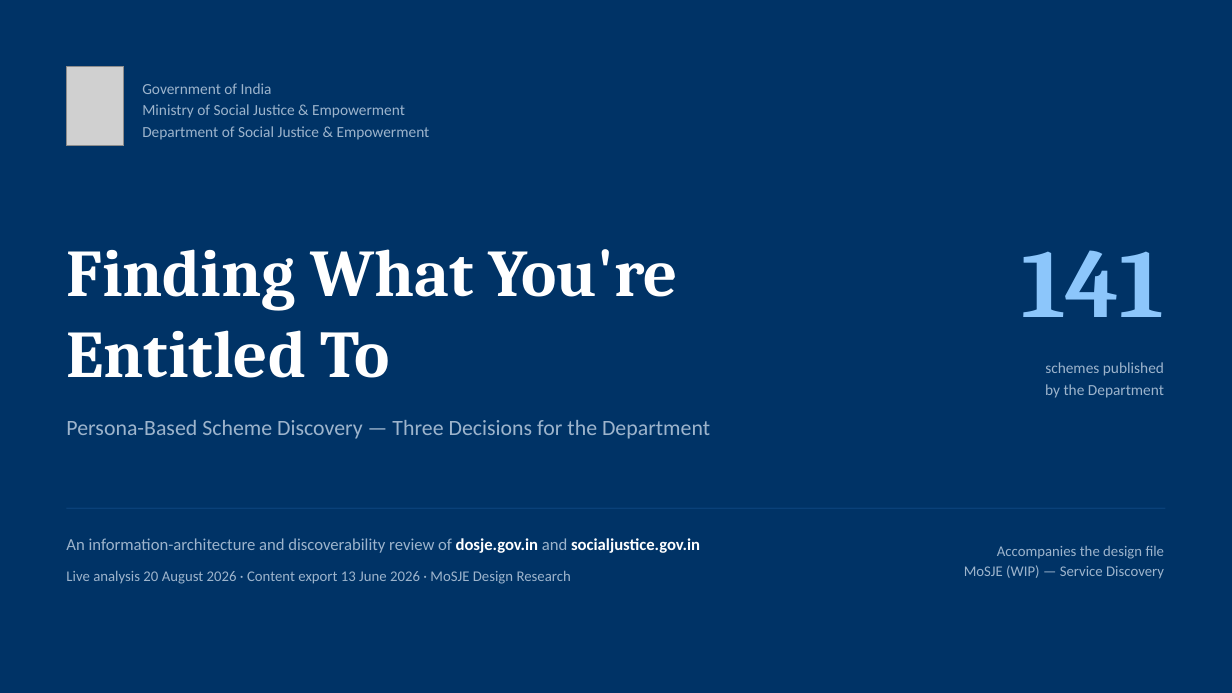
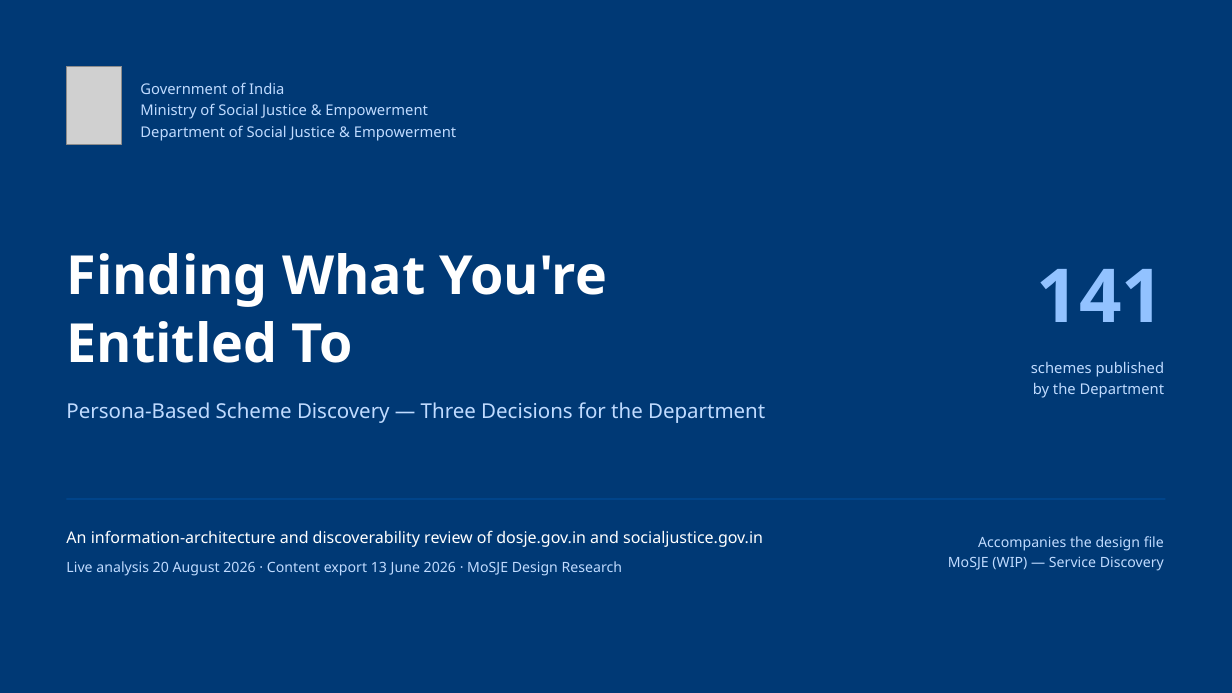
Before and after one commit to AkashShivanand/mosje, a slide deck: slide 1 of docs/plans/MoSJE-Persona-Scheme-Discovery.pptx. Drawn at 1232x693 pixels with LibreOffice and Linux fonts; fonts in the diff are those of the drawing; grey boxes stand for pictures. Boxes give left, top, right and bottom in pixels: in the first picture for what was removed or moved away, otherwise in the second. Text is boxed around its words. In the diff, an @@ line names an element or a change of style, - is before the commit and + after.

```diff
--- a/docs/plans/MoSJE-Persona-Scheme-Discovery.pptx
+++ b/docs/plans/MoSJE-Persona-Scheme-Discovery.pptx
@@ background #003366 to #003975 @@
@@ text "Government of India" at box(140, 82, 456, 141): size 12 to 11.5 pt, font Calibri to Noto Sans, text colour #9DB4CC to #C0DBFF; line spacing 1.18 to 1.2 @@
@@ text "Finding What You're" at box(66, 253, 608, 363): size 52 to 42 pt, font Cambria to Noto Sans; line spacing 1.02 to 1.06 @@
@@ text "141": place and size @@
-text "141" at box(1021, 250, 1164, 317)
+text "141" at box(1037, 269, 1165, 322)
@@ text "141" at box(1037, 269, 1165, 322): size 76 to 58 pt, font Cambria to Noto Sans, text colour #8CC6FB to #92C2FF @@
@@ text "schemes published" at box(1031, 361, 1165, 398): size 12 to 11.5 pt, font Calibri to Noto Sans, text colour #9DB4CC to #C0DBFF; line spacing 1.15 to 1.18 @@
@@ text "Persona-Based Scheme Discovery — Three ...": place and size @@
-text "Persona-Based Scheme Discovery — Three ..." at box(66, 420, 710, 439)
+text "Persona-Based Scheme Discovery — Three ..." at box(66, 402, 765, 423)
@@ text "Persona-Based Scheme Discovery — Three ..." at box(66, 402, 765, 423): size 17 to 16 pt, font Calibri to Noto Sans, text colour #9DB4CC to #C0DBFF @@
@@ line moved from (67, 508) - (1165, 508) to (67, 499) - (1165, 499) @@
@@ line (67, 499) - (1165, 499): stroke #0A4179 1 pt to #004B96 1 pt @@
@@ text "An information-architecture and discoverability review ...": place and size @@
-text "An information-architecture and discoverability review ..." at box(66, 538, 700, 553)
+text "An information-architecture and discoverability review ..." at box(66, 530, 763, 547)
@@ text "An information-architecture and discoverability review ..." at box(66, 530, 763, 547): size 13 to 12.5 pt, font Calibri to Noto Sans; text colour #9DB4CC to #FFFFFF in "An information-architecture and discoverability review of an ..."; bold off in "dosje.gov.in socialjustice.gov.in" @@
@@ text "Accompanies the design file" at box(948, 536, 1164, 571): size 11.5 to 11 pt, font Calibri to Noto Sans, text colour #9DB4CC to #C0DBFF @@
@@ text "Accompanies the design file": place and size @@
-text "Accompanies the design file" at box(964, 546, 1165, 579)
+text "Accompanies the design file" at box(948, 536, 1164, 571)
@@ text "Live analysis 20 August 2026 ...": place and size @@
-text "Live analysis 20 August 2026 ..." at box(66, 571, 571, 584)
+text "Live analysis 20 August 2026 ..." at box(66, 561, 623, 576)
@@ text "Live analysis 20 August 2026 ..." at box(66, 561, 623, 576): size 11.5 to 11 pt, font Calibri to Noto Sans, text colour #9DB4CC to #C0DBFF @@
```
Also in this commit, not shown: 6 other slides changed, 1 slide added, 12 slides removed, 4 other files.
